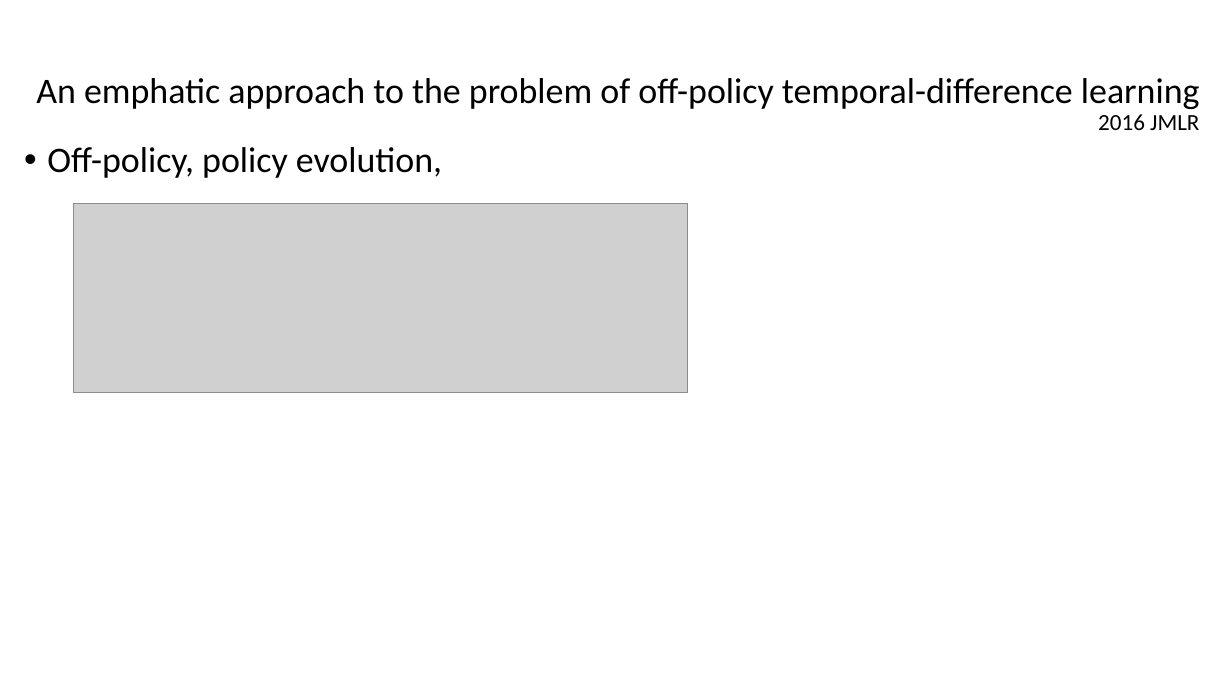
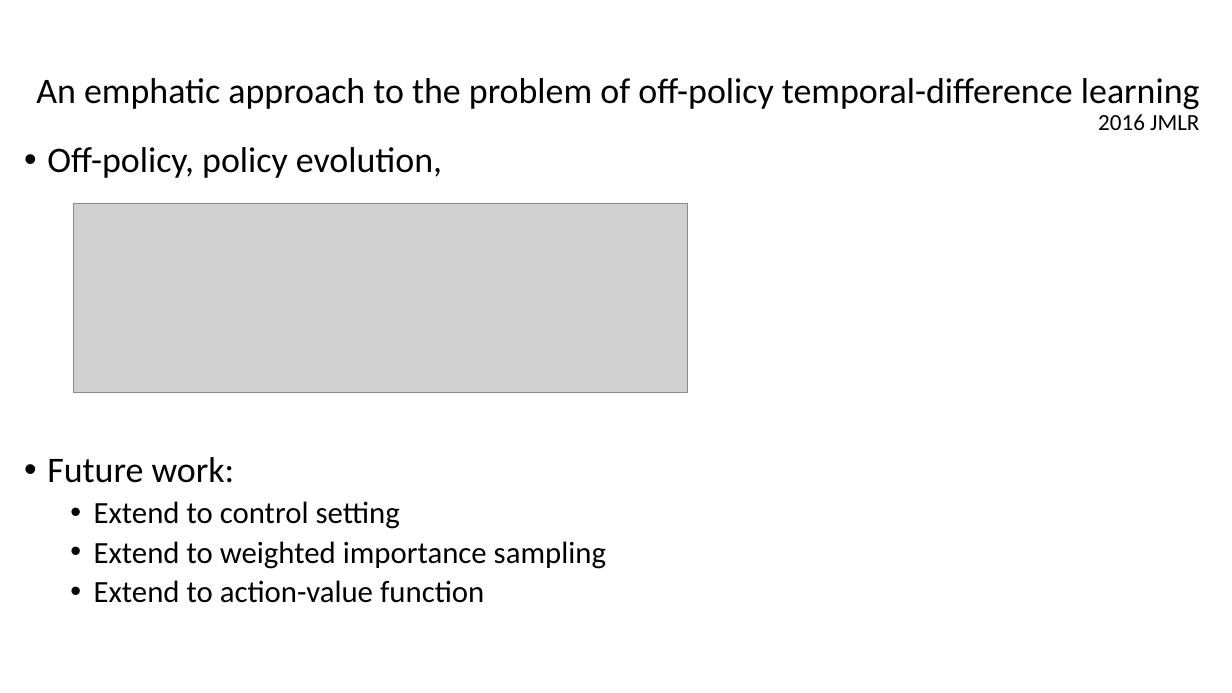
Before and after one commit to xfdywy/RL, a slide deck: slide 22 of RL analysis/RL analysis1.pptx. Drawn at 1232x693 pixels with LibreOffice and Linux fonts; fonts in the diff are those of the drawing; grey boxes stand for pictures. Boxes give left, top, right and bottom in pixels: in the first picture for what was removed or moved away, otherwise in the second. Text is boxed around its words. In the diff, an @@ line names an element or a change of style, - is before the commit and + after.

```diff
--- a/RL analysis/RL analysis1.pptx
+++ b/RL analysis/RL analysis1.pptx
@@ text at (47,457,606,603): paragraphs added @@
+• Future work:
+  • Extend to control setting
+  • Extend to weighted importance sampling
+  • Extend to action-value function
```
Also in this commit, not shown: 2 other files.
